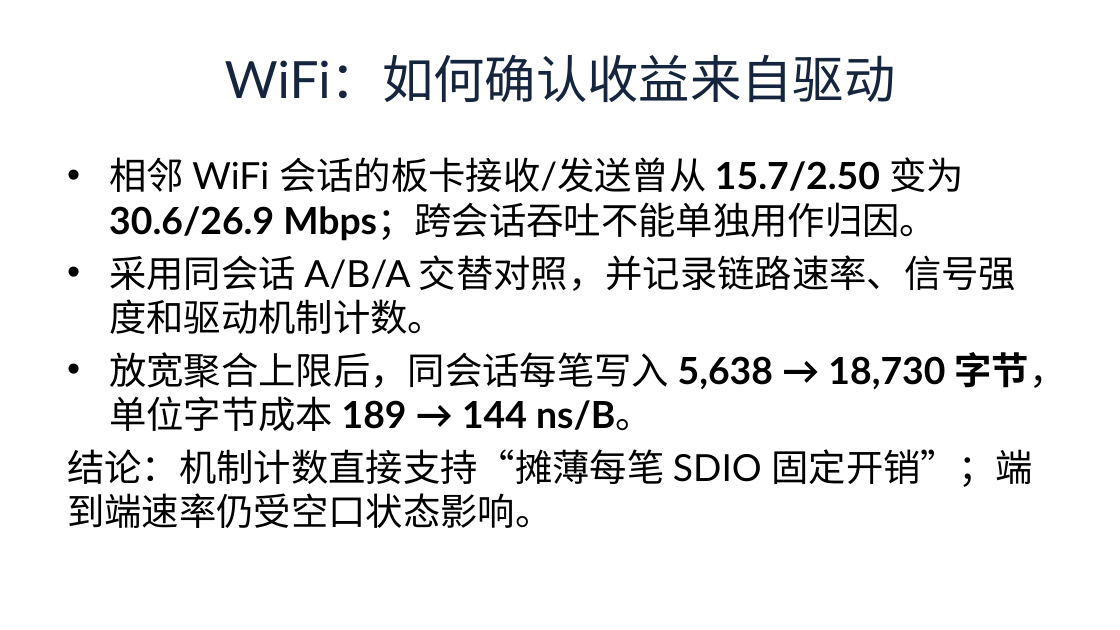
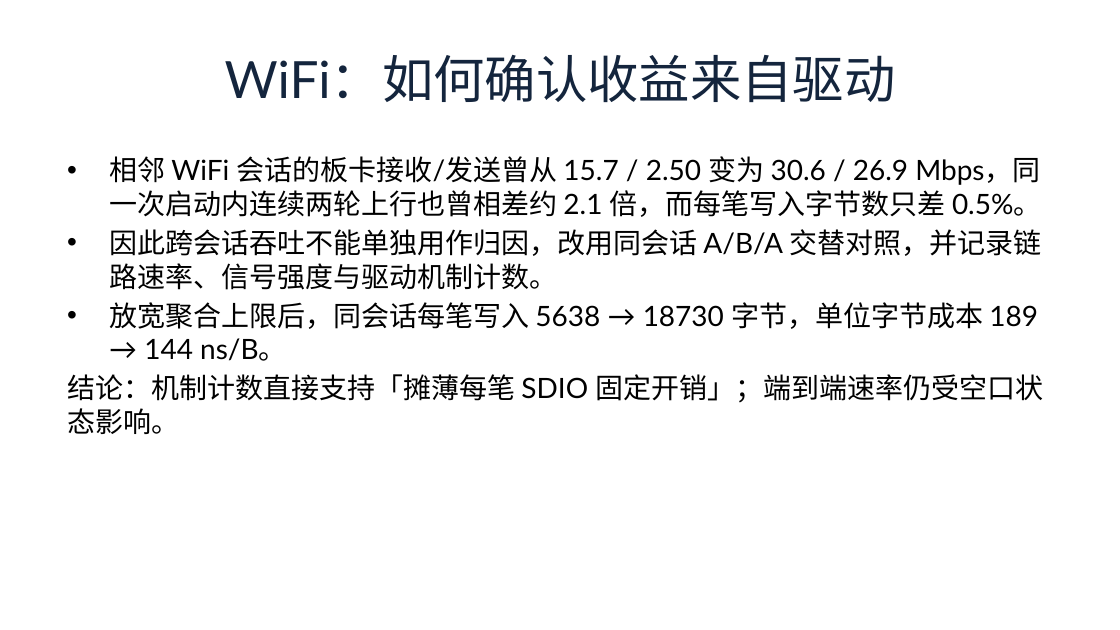
Before and after one commit to Antareske/2026-oscamp-internship-blog, a slide deck: slide 10 of 2026-OSCamp-实习总结汇报.pptx. Drawn at 1120x630 pixels with LibreOffice and Linux fonts; fonts in the diff are those of the drawing. Boxes give left, top, right and bottom in pixels: in the first picture for what was removed or moved away, otherwise in the second. Text is boxed around its words. In the diff, an @@ line names an element or a change of style, - is before the commit and + after.

```diff
--- a/2026-OSCamp-实习总结汇报.pptx
+++ b/2026-OSCamp-实习总结汇报.pptx
@@ text at [67, 156, 1043, 434]: text changed; size 24 to 18 pt @@
-• 相邻 WiFi 会话的板卡接收/发送曾从 15.7/2.50 变为 30.6/26.9 Mbps；跨会话吞吐不能单独用作归因。
-• 采用同会话 A/B/A 交替对照，并记录链路速率、信号强度和驱动机制计数。
-• 放宽聚合上限后，同会话每笔写入 5,638 → 18,730 字节，单位字节成本 189 → 144 ns/B。
-结论：机制计数直接支持“摊薄每笔 SDIO 固定开销”；端到端速率仍受空口状态影响。
+• 相邻 WiFi 会话的板卡接收/发送曾从 15.7 / 2.50 变为 30.6 / 26.9 Mbps，同一次启动内连续两轮上行也曾相差约 2.1 倍，而每笔写入字节数只差 0.5%。
+• 因此跨会话吞吐不能单独用作归因，改用同会话 A/B/A 交替对照，并记录链路速率、信号强度与驱动机制计数。
+• 放宽聚合上限后，同会话每笔写入 5638 → 18730 字节，单位字节成本 189 → 144 ns/B。
+结论：机制计数直接支持「摊薄每笔 SDIO 固定开销」；端到端速率仍受空口状态影响。
```
Also in this commit, not shown: 14 other slides changed.
